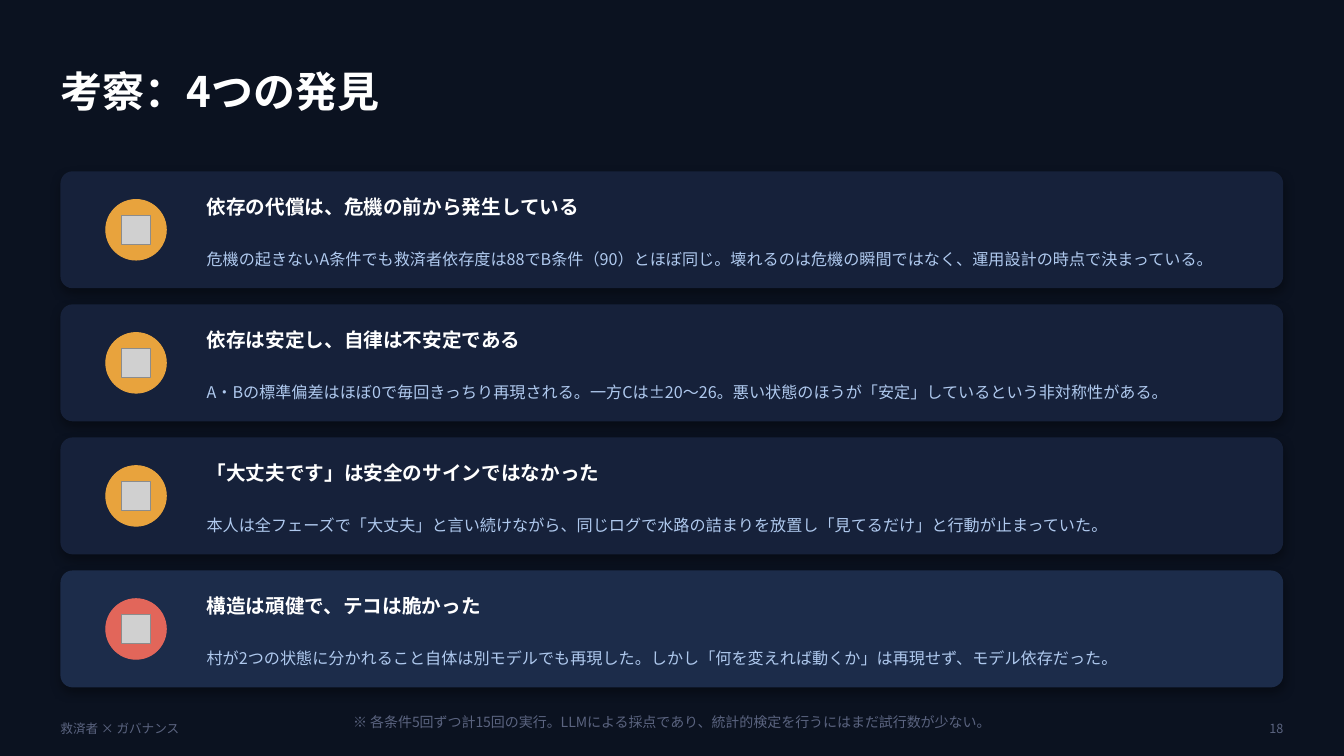
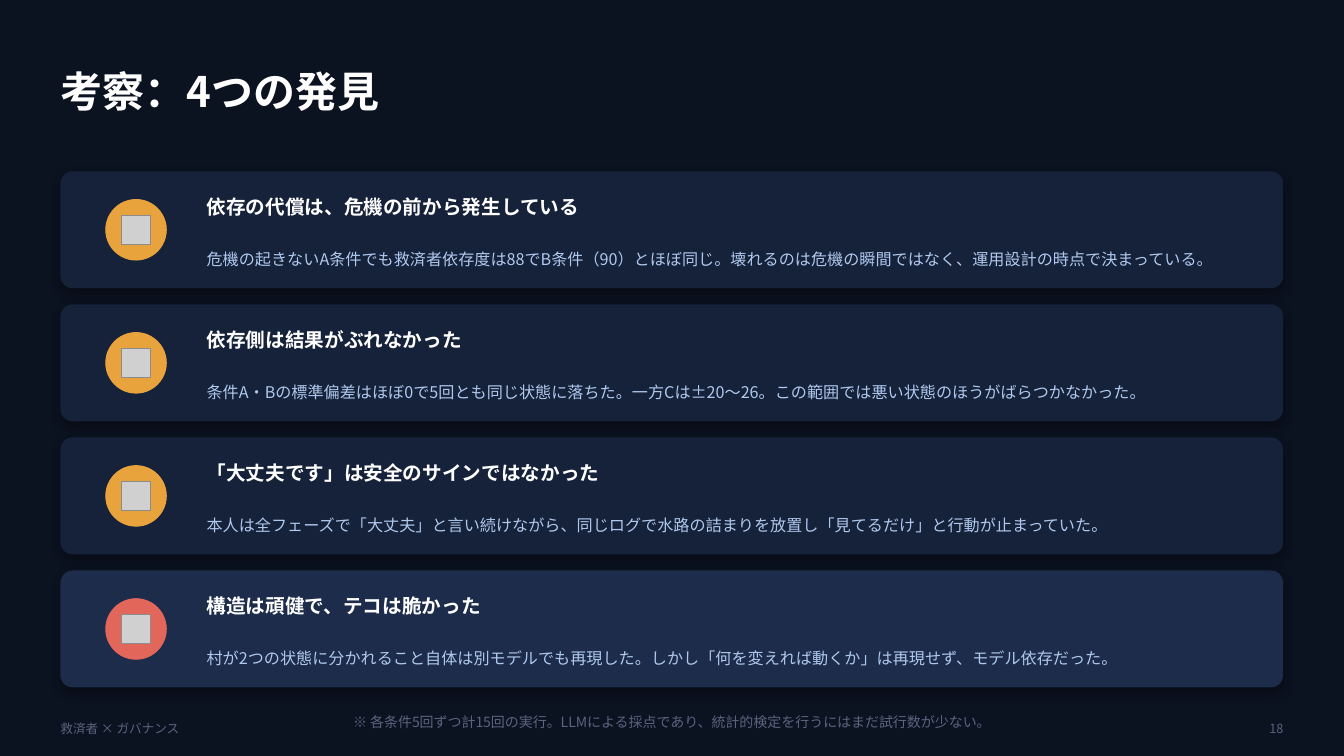
Before and after one commit to sakurako-cottoncandy/beyond-the-savior, a slide deck: slide 18 of docs/Beyond_the_Savior.pptx. Drawn at 1344x756 pixels with LibreOffice and Linux fonts; fonts in the diff are those of the drawing; grey boxes stand for pictures. Boxes give left, top, right and bottom in pixels: in the first picture for what was removed or moved away, otherwise in the second. Text is boxed around its words. In the diff, an @@ line names an element or a change of style, - is before the commit and + after.

Commit message:
提出前監査：数値照合、断定表現の緩和、旧データ削除、実験条件の明記
数値の照合（データを唯一の根拠として全件確認）:
- 自律度の平均と自律回数を全8水準で照合 → 資料の記載と全件一致
- L1→L3で揃えた鎖の値（A=44.4/50.0, B=22.2/8.3, 村=+18.0/-1.2）を再計算して確認
- 実行回数を実ファイル数で確認（15+25+24=64回）

観測/解釈/仮説の監査（データ以上の主張を緩和）:
- 「分岐の原因は一箇所に特定できる」→「一箇所にはっきりした違いがある」
  （5回分のログの質的観察であり検定していない旨を明記）
- 「壊れているのは介入の入口ではなく波及の経路である」→ 断定をやめ、
  「指示が届いていなかったという説明は成り立たない。では次の段はどうか」に
- 「依存は毎回きっちり再現される/確実に再現される」→「5回とも同じ状態に落ちた」
- 「だから声を上げにくい住民が当事者として入ってくる」→「場面が見られた」

不要ファイルの削除:
- data/log_{A,B,C}.json と scores_{A,B,C}.json を削除。
  採点基準を変える前の単発実行の結果で、現行の集計と食い違っていた
  （条件Cで自律65対53）。どの解析スクリプトからも参照されていないことを
  glob照合で確認したうえで削除。削除後に全解析スクリプトとダッシュボードの動作を再確認

再現性のための記録:
- READMEに「提出時点の実験条件」表を追加（村人モデル/追試モデル/審査役モデル/
  max_tokens/構成/実行回数）。審査役が常にSonnet 4.5据え置きである点、
  .envを変えると両方変わってしまう点を明記
- READMEの冒頭に結論を追加
- dashboard.pyのdocstringを現状に合わせて修正

Future Workを追加（今回検証しない論点を記録）:
波及の強さの直接操作、キーパーソンを変えた場合、モデル3点以上での検証、
熟考させた場合、人間集団との比較

秘密情報チェック: Git履歴全体(795,974文字)と追跡ファイル156件を走査。
APIキー・トークン類の検出ゼロ。.envは未追跡。

```diff
--- a/docs/Beyond_the_Savior.pptx
+++ b/docs/Beyond_the_Savior.pptx
@@ text at box(207, 330, 462, 349): text changed @@
-依存は安定し、自律は不安定である
+依存側は結果がぶれなかった
@@ text at box(207, 384, 1146, 400): text changed @@
-A・Bの標準偏差はほぼ0で毎回きっちり再現される。一方Cは±20〜26。悪い状態のほうが「安定」しているという非対称性がある。
+条件A・Bの標準偏差はほぼ0で5回とも同じ状態に落ちた。一方Cは±20〜26。この範囲では悪い状態のほうがばらつかなかった。
```
Also in this commit, not shown: 1 other slide changed, 10 other files.
